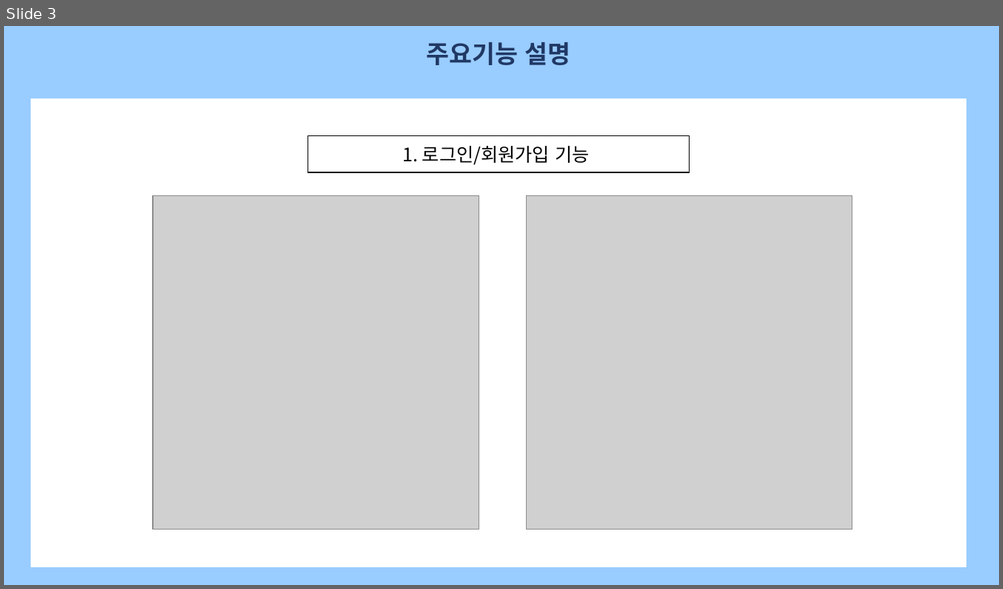
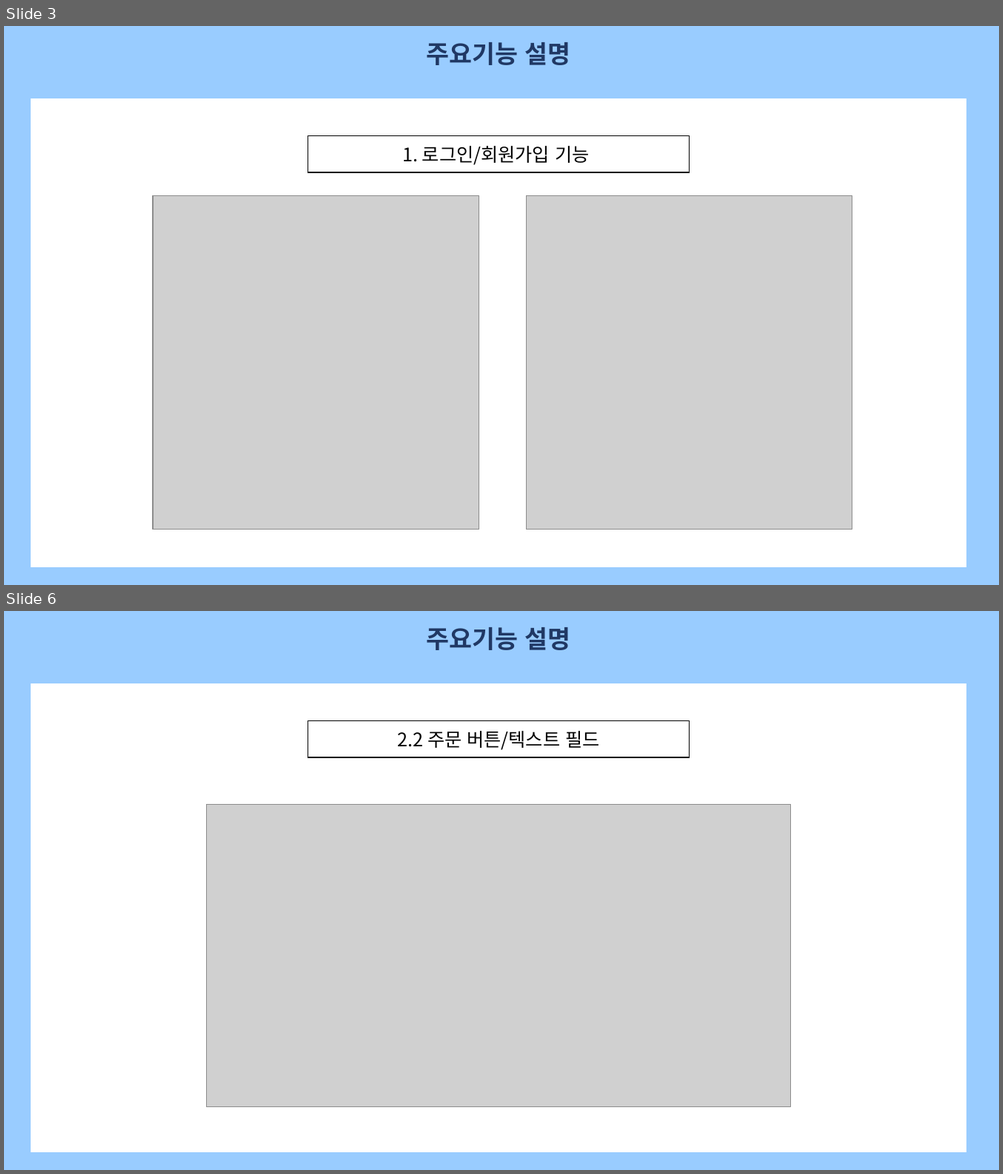
Before and after one commit to JuSeungKyu/ysCoinMarket, a slide deck: 템플릿PPT/YSCOIN_TYPE2.pptx. Shown one above the other, each under a label of ours: slide 3 before the commit, slides 3 and 6 after it; the slides between them are not shown. The pictures are 1003x589 and 1003x1174 pixels, drawn with LibreOffice and Linux fonts; fonts in the diff are those of the drawing; grey boxes stand for pictures. Boxes give left, top, right and bottom in pixels: in the first picture for what was removed or moved away, otherwise in the second. Text is boxed around its words. In the diff, an @@ line names an element or a change of style, - is before the commit and + after.

```diff
--- a/템플릿PPT/YSCOIN_TYPE2.pptx
+++ b/템플릿PPT/YSCOIN_TYPE2.pptx
@@ slide 6 added at (x1=4, y1=611, x2=999, y2=1170), background #99CCFF @@
@@ text added at (x1=427, y1=627, x2=571, y2=650), 24 pt, text #203864, bold @@
+주요기능 설명
@@ rectangle added at (x1=28, y1=682, x2=969, y2=1155), fill #FFFFFF, outline #99CCFF 3.75 pt @@
@@ rectangle added at (x1=307, y1=721, x2=689, y2=758), fill #FFFFFF, outline #000000 1.25 pt, 18 pt, text #000000 @@
+2.2 주문 버튼/텍스트 필드
@@ picture added at (x1=207, y1=805, x2=791, y2=1107) @@
```
Also in this commit, not shown: 1 slide changed, 4 other slides added, 6 other files.
